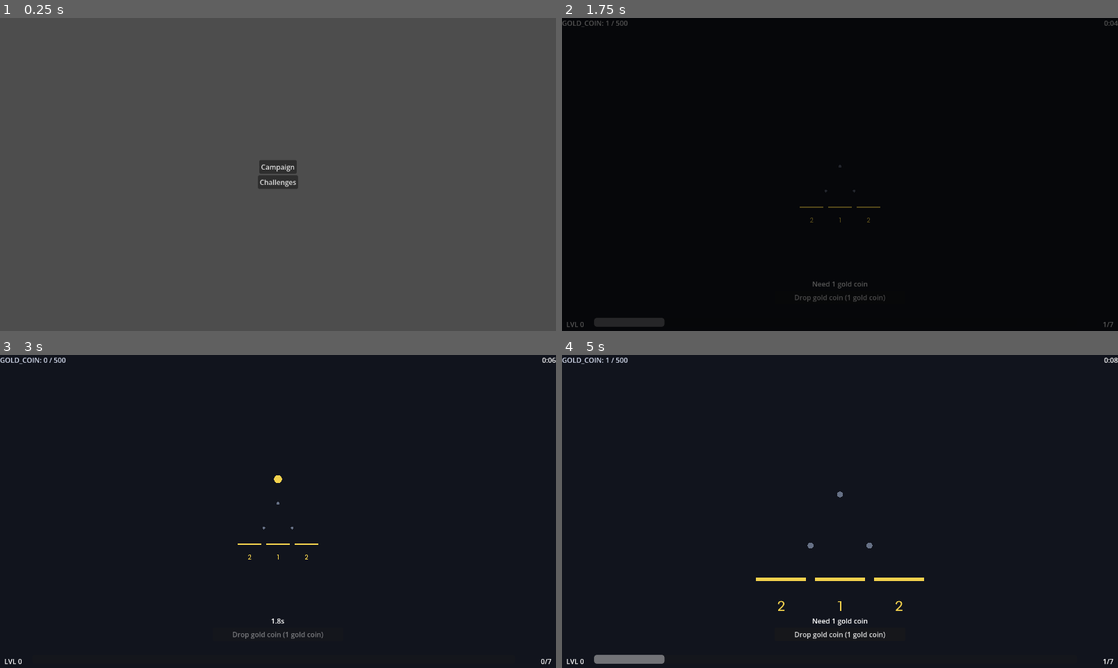
Above: before the commit, frames 1-4 (two rows, left to right).
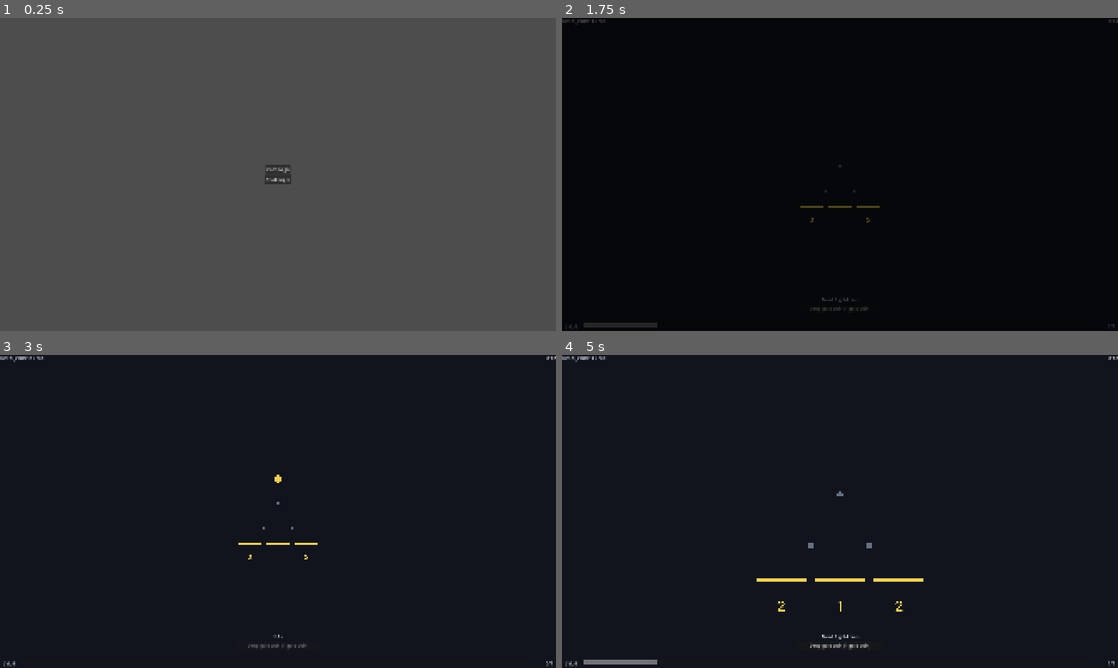
Above: after the commit, the same moments.

Repository: kjbrown-sandbox/pleenko
Game: Godot game, scene res://entities/main_menu/main_menu.tscn
Same seed, same stepped clock (60 frames per second), same inputs: the game is played once before the commit and once after it.
Inputs (mouse positions are in pixels of both pictures, inside the frame that each line leads up to):
- Up to frame 1 (0.25 s): no input
- Up to frame 2 (1.75 s): click "Campaign" at 0.5 s; click "Campaign" at 1.25 s
- Up to frame 3 (3 s): click "Drop gold coin (1 gold coin)" at 2 s; tap Enter at 2.75 s; move the mouse to (400, 495) at 2.77 s; hold Right (board_right) from 2.78 s (still down); hold Space (drop_coin) from 2.78 s (still down); click (400, 495) at 2.92 s
- Up to frame 4 (5 s): tap R (reset_game) at 3.5, 4.25 s; move the mouse to (728, 527) at 3.52 s; release Right (board_right) at 3.53 s; release Space (drop_coin) at 3.53 s; hold Left (board_left) 3.53-4.28 s; tap 1 (drop_unrefined) at 3.6 s; move the mouse to (895, 442) at 4.27 s; hold Right (board_right) from 4.28 s (still down); tap P at 4.35 s

The runs differ from the first frame. In frame 1, 0.4% of the frame differs, in the area x 46-54%, y 45-55%; in frame 2, 0.7%; in frame 3, 0.5%; in frame 4, 1.1%, in the area x 0-100%, y 0-100%.

Commit message:
Make text scale better

Diff:
--- a/project.godot
+++ b/project.godot
@@ -33,8 +33,10 @@
 
 [display]
 
-window/size/viewport_width=1280
-window/size/viewport_height=720
+window/size/viewport_width=1920
+window/size/viewport_height=1080
+window/stretch/mode="canvas_items"
+window/stretch/aspect="expand"
 
 [editor_plugins]
 
